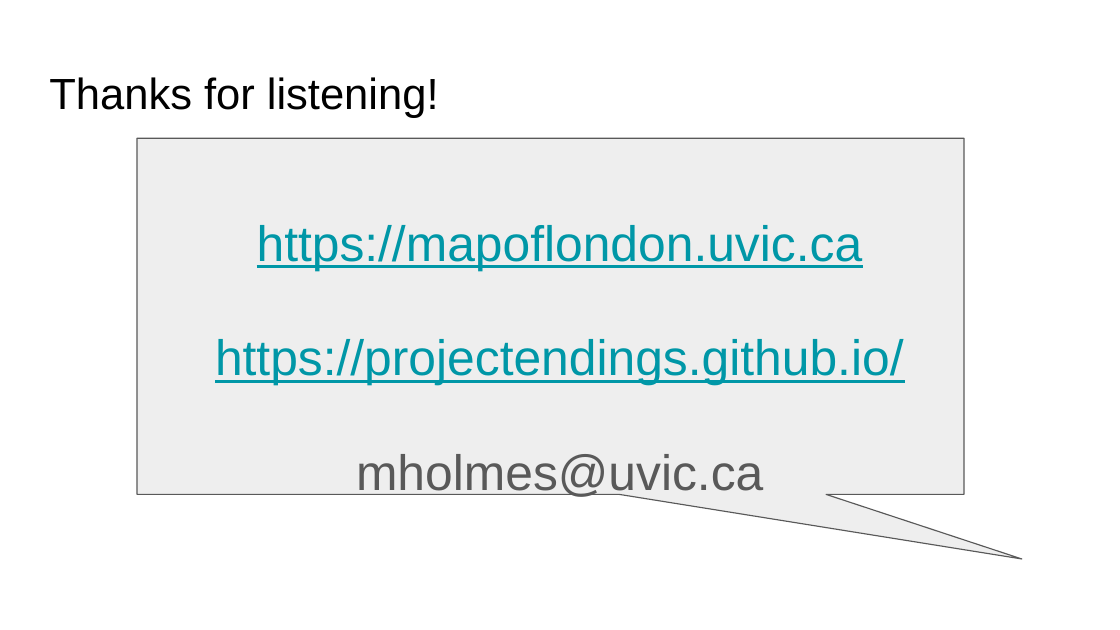
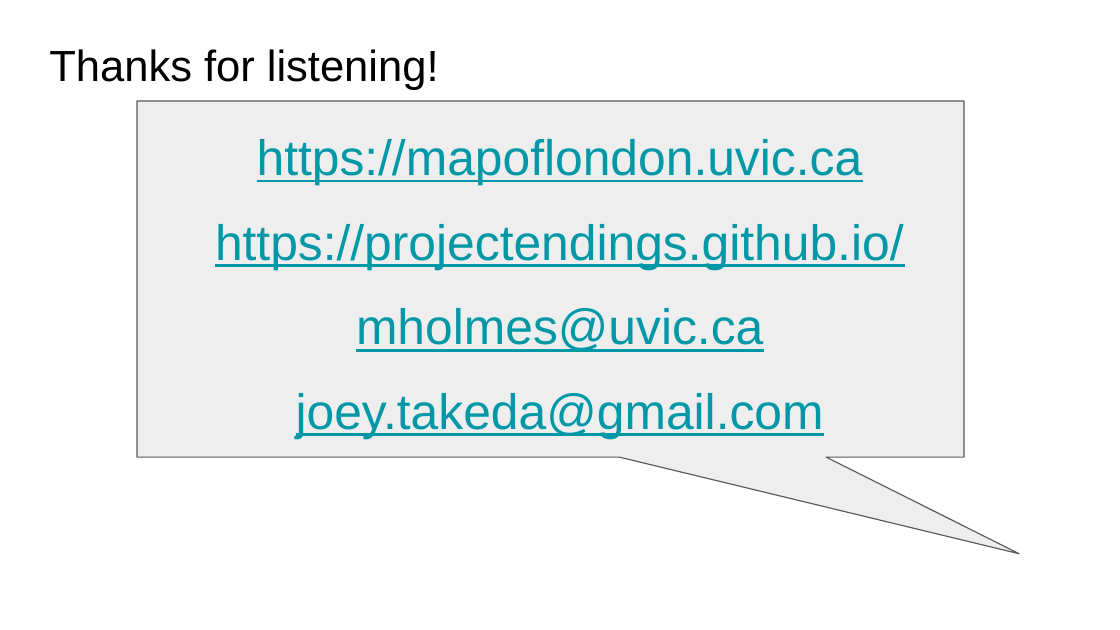
Before and after one commit to projectEndings/Endings, a slide deck: slide 32 of presentations/tei_2019/thePrefabricatedWebsite.odp. Drawn at 1120x630 pixels with LibreOffice and Linux fonts; fonts in the diff are those of the drawing; background and template pictures are left out. Boxes give left, top, right and bottom in pixels: in the first picture for what was removed or moved away, otherwise in the second. Text is boxed around its words. In the diff, an @@ line names an element or a change of style, - is before the commit and + after.

Commit message:
Tweaks to presentation.

```diff
--- a/presentations/tei_2019/thePrefabricatedWebsite.odp
+++ b/presentations/tei_2019/thePrefabricatedWebsite.odp
@@ title "Thanks for listening!": place and size @@
-title "Thanks for listening!" at (49, 77, 439, 118)
+title "Thanks for listening!" at (49, 49, 439, 90)
@@ text "https://mapoflondon.uvic.ca": place and size @@
-text "https://mapoflondon.uvic.ca" at (215, 225, 904, 500)
+text "https://mapoflondon.uvic.ca" at (215, 139, 904, 439)
@@ rounded speech box: place and size @@
-rounded speech box at (137, 138, 963, 494)
+rounded speech box at (137, 101, 963, 457)
@@ rounded speech box at (137, 101, 963, 457): proportions changed @@
@@ text at (215, 139, 904, 352): text colour #595959 to #0097A7, underline on in "mholmes@uvic.ca"; line spacing 1.5 to 1; less space between paragraphs @@
@@ text at (296, 393, 824, 439): paragraph added @@
+joey.takeda@gmail.com
```
Also in this commit, not shown: 2 other slides changed, 1 other file.
